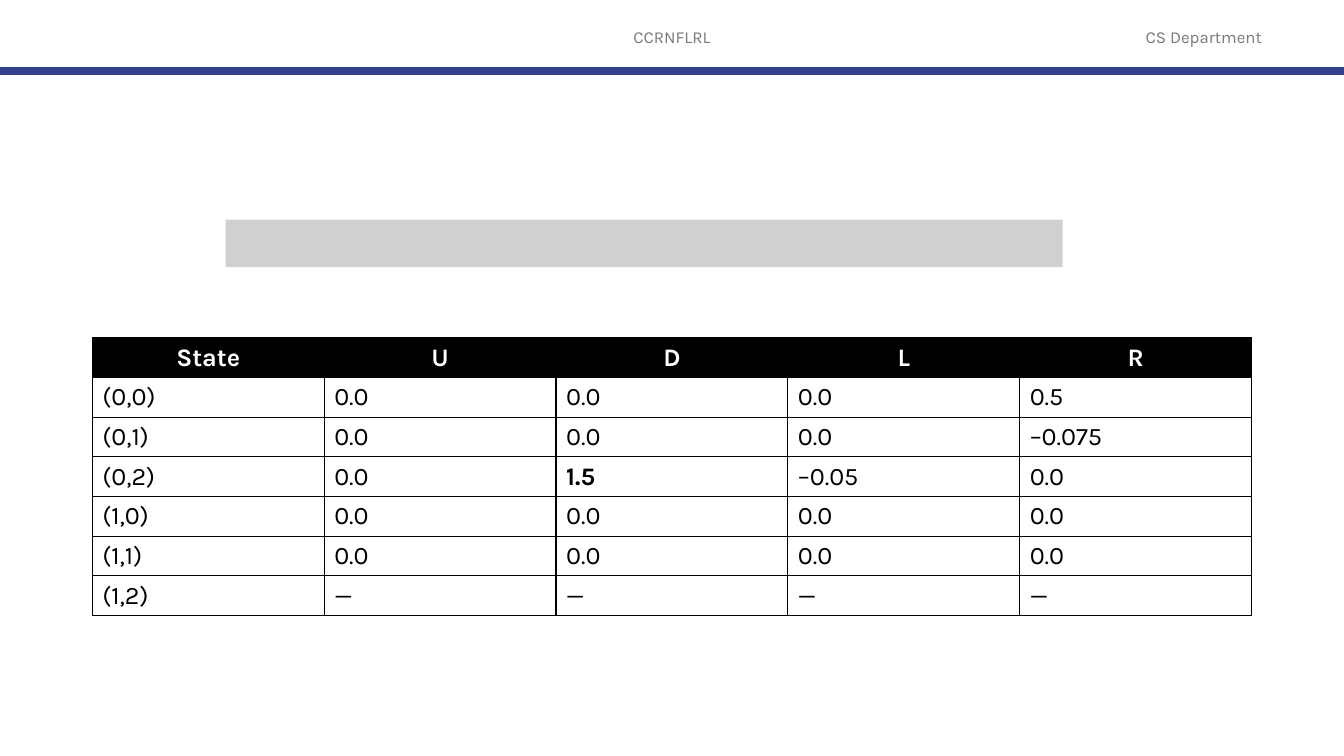
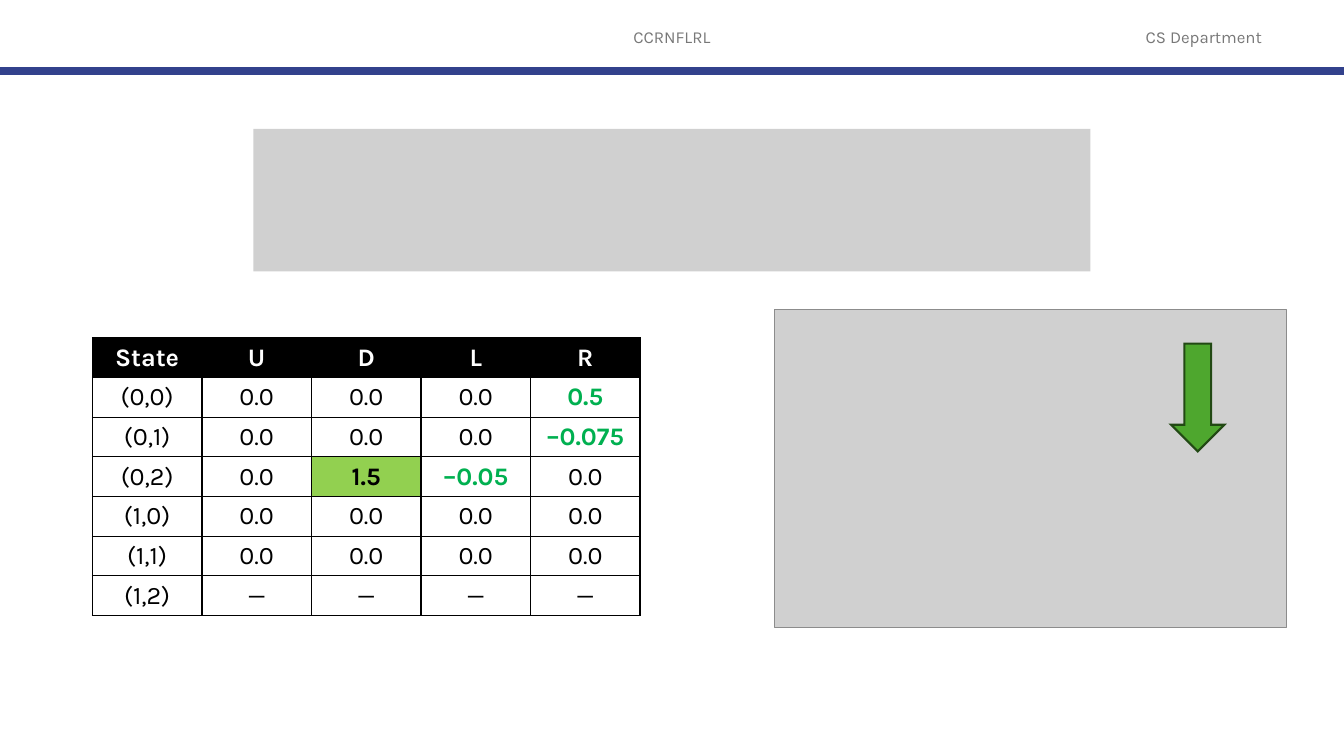
Before and after one commit to robitussin/CCRNFLRL, a slide deck: slide 92 of 5 - Model Free Control/Model Free Control.pptx (slide 84 before the commit). Drawn at 1344x756 pixels with LibreOffice and Linux fonts; fonts in the diff are those of the drawing; grey boxes stand for pictures; background and template pictures are left out. Boxes give left, top, right and bottom in pixels: in the first picture for what was removed or moved away, otherwise in the second. Text is boxed around its words. In the diff, an @@ line names an element or a change of style, - is before the commit and + after.

```diff
--- a/5 - Model Free Control/Model Free Control.pptx
+++ b/5 - Model Free Control/Model Free Control.pptx
@@ picture: place and size @@
-picture at [226,220,1063,267]
+picture at [253,129,1090,271]
@@ picture added at [775,310,1288,627] @@
@@ table at [93,338,642,620] @@
@@ fill none to #92D050 in row 4, column 3 @@
@@ text colour #000000 to #00B050, bold on in "0.5", "–0.075", "–0.05" @@
@@ alignment left to centre @@
@@ table: place and size @@
-table at [93,338,1252,620]
+table at [93,338,642,620]
@@ right arrow added at [1172,344,1225,452], fill #4EA72E, outline #224914 1.5 pt @@
```
Also in this commit, not shown: 5 other slides changed, 8 slides added.
